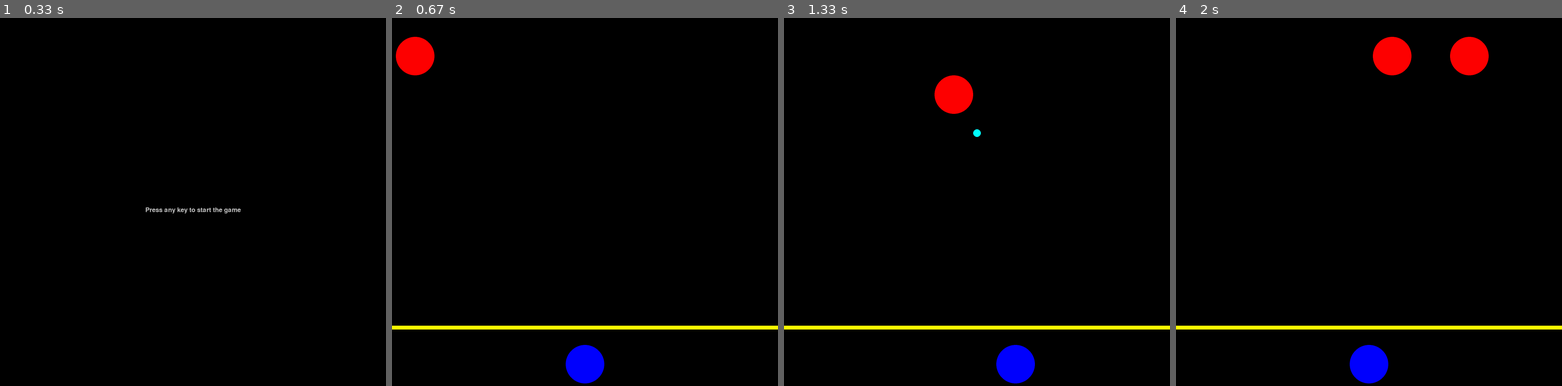
Above: before the commit, frames 1-4 (left to right).
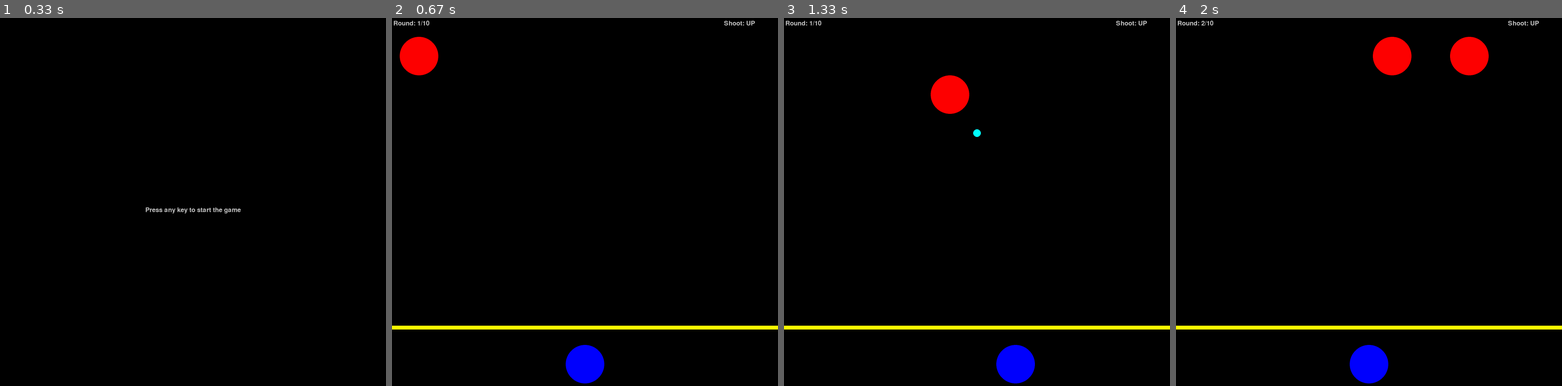
Above: after the commit, the same moments.

Repository: Nispeon/pygame_minigame
Game: pygame game, started from main.py
The game is run twice, just before and just after one commit, with the same random seed, the same clock (stepped at 60 frames per second) and the same inputs.
Inputs:
- Up to frame 1 (0.33 s): no input
- Up to frame 2 (0.67 s): hold Right from 0.33 s (still down)
- Up to frame 3 (1.33 s): release Right at 0.8 s; hold Up 0.83-1.13 s; hold Right from 1.17 s (still down)
- Up to frame 4 (2 s): release Right at 1.63 s; hold Left from 1.67 s (still down)

Frame 1 is identical in both runs. In frame 2, 0.4% of the frame differs, in the area x 0-94%, y 0-16%; in frame 3, 0.4%, in the area x 0-94%, y 0-27%; in frame 4, 0.1%.

Commit message:
Better build

Diff:
--- a/Class/Enemy.py
+++ b/Class/Enemy.py
@@ -15,7 +15,10 @@
     def create(self):
         pygame.draw.circle(self.background, (255, 0, 0), (self.x, self.y), self.radius)
 
-    def move(self, direction):
+    def move(self, direction, down):
+
+        if down:
+            self.y += self.moveValueDown
 
         if self.x <= 100:
             direction = "RIGHT"
@@ -25,10 +28,9 @@
             direction = "LEFT"
             self.y += self.moveValueDown
 
-
         if direction == "RIGHT":
             self.x += self.moveValue
         elif direction == "LEFT":
             self.x -= self.moveValue
 
-        return direction
+        return [direction, down]
--- a/main.py
+++ b/main.py
@@ -25,7 +25,7 @@
 
 # Set up all necessary variables
 running = True
-game_round = 1
+game_round = 0
 max_rounds = 10
 score = 0
 death_zone = dimension - (dimension / 5)
@@ -47,6 +47,8 @@
 enemyStep = 0
 enemyStepMax = dimension / 10
 enemyDirection = "LEFT"
+down = False
+down_count = 0
 
 
 def create_mobs():
@@ -117,7 +119,7 @@
         for event in pygame.event.get():
             if event.type == pygame.KEYDOWN:
                 if event.key == pygame.K_SPACE:
-                    game_round = 1
+                    game_round = 0
                     score = 0
                     running = True
                     game_lost = False
@@ -132,12 +134,23 @@
 
 # Game loop
 def main():
-    global running, shooting, bullet_y, bullet_x, enemyStep, enemyDirection, score, game_round, enemyStepMax
+    global running, shooting, bullet_y, bullet_x, enemyStep, enemyDirection, score, game_round, enemyStepMax, down, down_count, max_rounds
 
     while running:
 
         # (Re)draw background
         background.fill((0, 0, 0))
+
+        font = pygame.font.SysFont(None, 48)
+
+        text = font.render("Round: " + str(game_round - 1) + "/" + str(max_rounds), True, (200, 200, 200))
+        text_rect = text.get_rect(center=(100, 30))
+
+        tuto = font.render("Shoot: UP", True, (200, 200, 200))
+        tuto_rect = tuto.get_rect(center=(dimension - (dimension / 10), 30))
+
+        background.blit(text, text_rect)
+        background.blit(tuto, tuto_rect)
 
         # Place player and yellow shield
         player.create()
@@ -180,7 +193,16 @@
         # Handle enemy movements
         if enemyStep < enemyStepMax:
             for enemy in enemies:
-                enemyDirection = enemy.move(enemyDirection)
+                enemy_moved = enemy.move(enemyDirection, down)
+                if enemy.y >= death_zone:
+                    running = False
+
+                enemyDirection = enemy_moved[0]
+                down = enemy_moved[1]
+
+                if down and down_count != game_round - 1:
+                    down_count = game_round - 1
+
                 if (enemy.x - enemy.radius) <= bullet_x <= (enemy.x + enemy.radius) and (
                         enemy.y - enemy.radius) <= bullet_y <= (enemy.y + enemy.radius):
                     print("HIT!")
@@ -189,6 +211,9 @@
                     enemies.remove(enemy)
                     hit.play()
                     bullet_y = -dimension
+
+                down_count -= 1
+
         elif enemyStep >= enemyStepMax:
             for enemy in enemies:
                 enemy.move('DOWN')
@@ -223,6 +248,7 @@
     main()
     print("Retry")
     enemies = []
+    game_round = 1
     create_mobs()
     lose()
 
